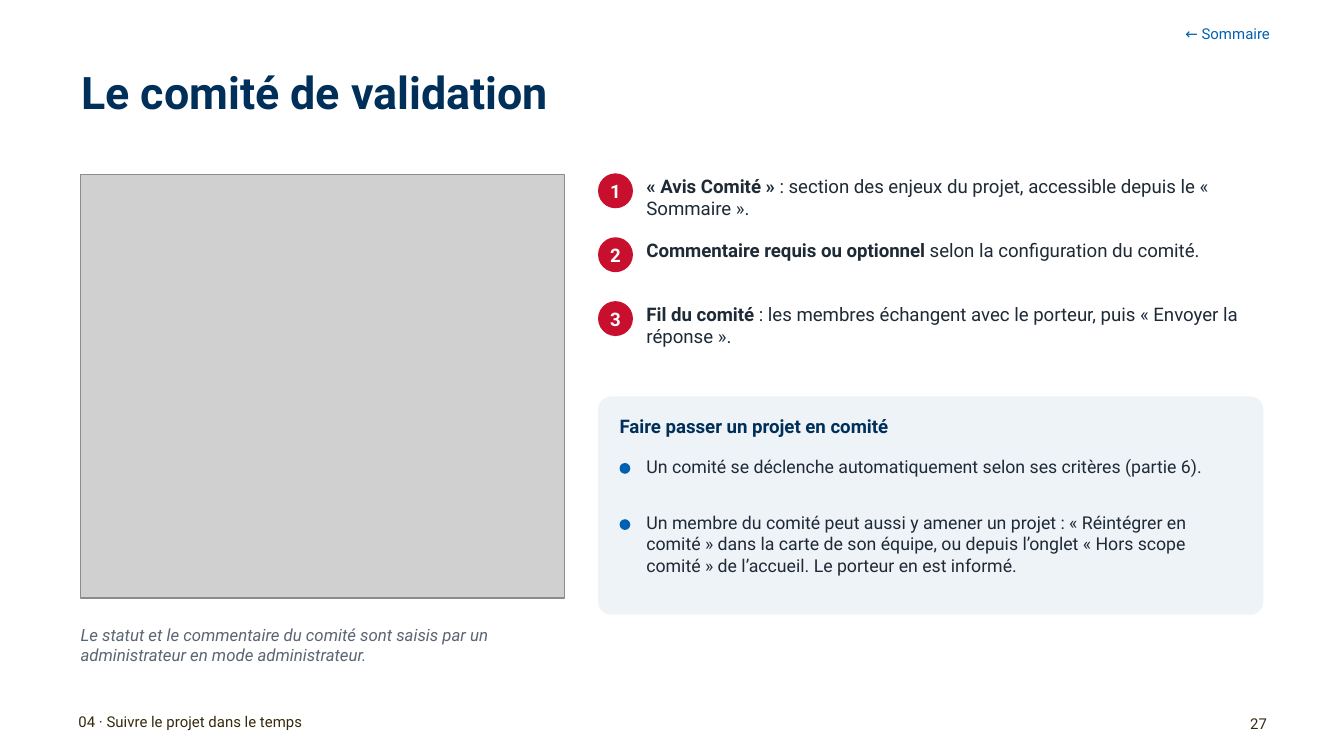
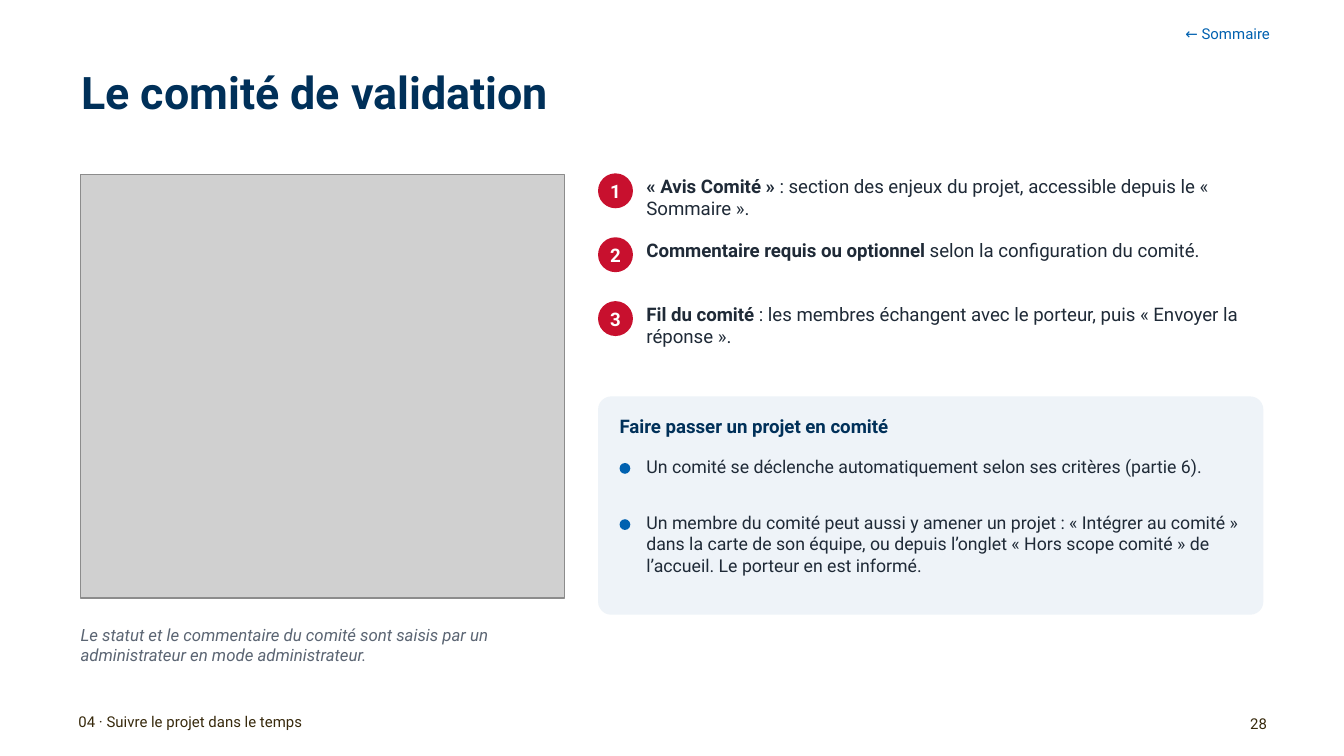
Before and after one commit to antoinelmariel-ux/ProjectNavigator, a slide deck: slide 28 of docs/Project Navigator_ Manuel SME.pptx (slide 27 before the commit). Drawn at 1344x756 pixels with LibreOffice and Linux fonts; fonts in the diff are those of the drawing; grey boxes stand for pictures; background and template pictures are left out. Boxes give left, top, right and bottom in pixels: in the first picture for what was removed or moved away, otherwise in the second. Text is boxed around its words. In the diff, an @@ line names an element or a change of style, - is before the commit and + after.

```diff
--- a/docs/Project Navigator_ Manuel SME.pptx
+++ b/docs/Project Navigator_ Manuel SME.pptx
@@ text at box(646, 515, 1225, 576): text changed @@
-Un membre du comité peut aussi y amener un projet : « Réintégrer en comité » dans la carte de son équipe, ou depuis l’onglet « Hors scope comité » de l’accueil. Le porteur en est informé.
+Un membre du comité peut aussi y amener un projet : « Intégrer au comité » dans la carte de son équipe, ou depuis l’onglet « Hors scope comité » de l’accueil. Le porteur en est informé.
@@ page number at box(1250, 718, 1267, 729): text changed @@
-27
+28
```
Also in this commit, not shown: 18 other slides changed, 3 slides added, 1 other file.
